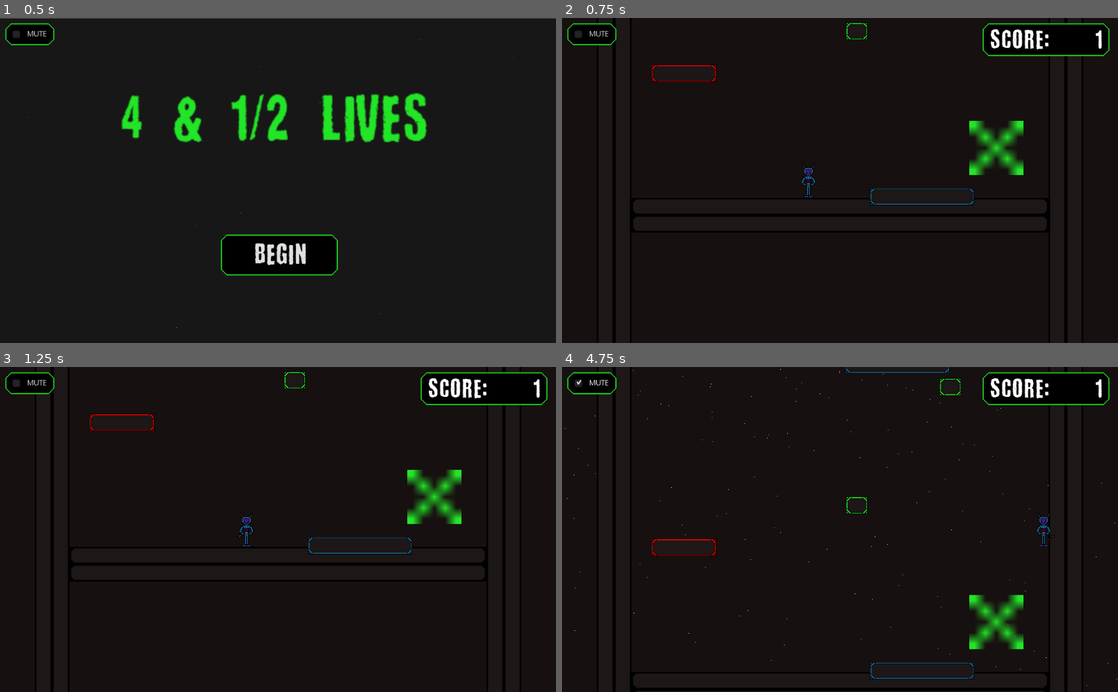
Above: before the commit, frames 1-4 (two rows, left to right).
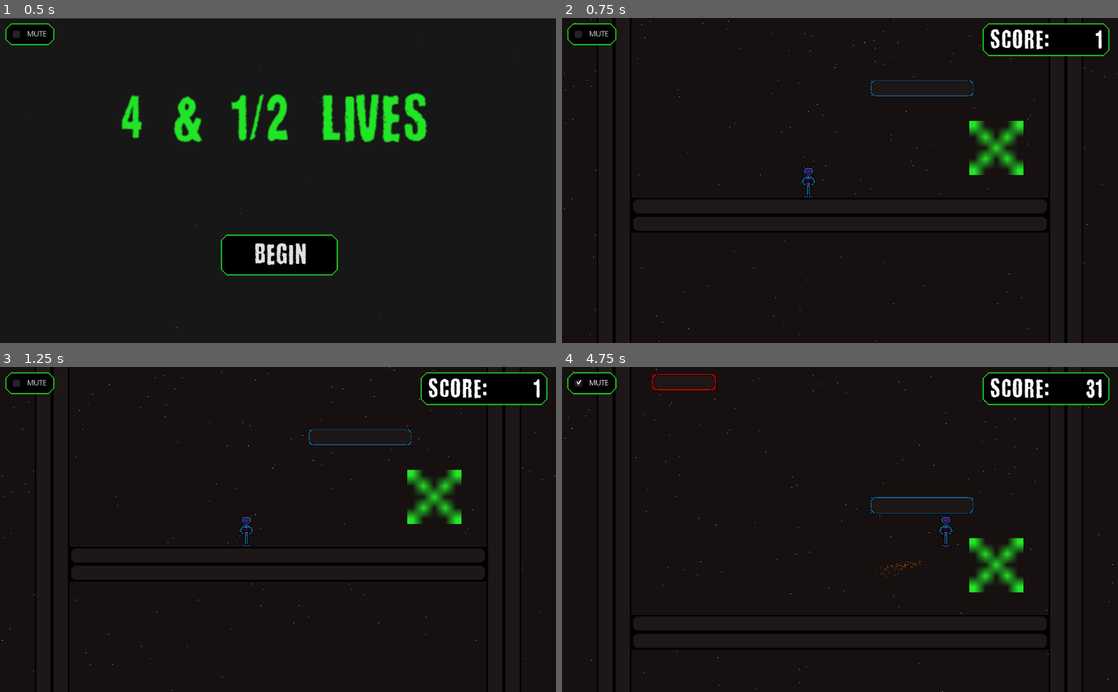
Above: after the commit, the same moments.

Repository: TristianTee/LD50
Game: Godot game, scene res://Scenes/Main.tscn
Same seed, same stepped clock (60 frames per second), same inputs: the game is played once before the commit and once after it.
Inputs:
- Up to frame 1 (0.5 s): no input
- Up to frame 2 (0.75 s): click "Begin" at 0.5 s
- Up to frame 3 (1.25 s): no input
- Up to frame 4 (4.75 s): click "MUTE" at 1.25 s; tap Enter (ui_accept) at 2, 2.27, 3.02, 4.52 s; hold Right (ui_right) 2.03-3.53 s; hold Left (ui_left) 3.53-4.28 s; hold Right (ui_right) from 4.28 s (still down)

Frame 1 is identical in both runs. In frame 2, 0.7% of the frame differs, in the area x 0-100%, y 0-100%; in frame 3, 0.7%; in frame 4, 3.4%.

Commit message:
Playable alpha

Diff:
--- a/Scenes/InfiniteLevel.gd
+++ b/Scenes/InfiniteLevel.gd
@@ -1,10 +1,12 @@
 extends Node2D
 
+export var generationLength := -1000.00
 var Platforms := [load("res://Platforms/Boom.tscn"), load("res://Platforms/Bounce.tscn"), load("res://Platforms/Fall.tscn"), load("res://Platforms/Slide.tscn")]
-var generationArea := load("res://Scenes/GenerationArea.tscn")
+var nextGeneration := 800.00
 
 func _ready() -> void:
-	generate_area(1000.00, -1000.00)
+	generate_area()
+	$GenerationTimer.start()
 	if not Settings.muted:
 		$Alarm.play()
 
@@ -23,11 +25,10 @@
 	$Alarm.playing = false
 	$GOO.start()
 	$"4".call('timer_start')
-	generate_area(0.00, -1000.00)
 
-func generate_area(height: float, length: float) -> void:
-	var maxHeight := height + length
-	var optionals = int(length / -100.00)
+func generate_area() -> void:
+	var maxHeight := nextGeneration + generationLength
+	var optionals = int(generationLength / -100.00)
 	var i := 1
 	var sinceLastPlaced := 6
 	while i <= optionals:
@@ -35,7 +36,7 @@
 
 		if left < 4:
 			var leftPlatform = Platforms[left].instance()
-			leftPlatform.position = Vector2( rand_range(130, 500 - leftPlatform.size), rand_range(height - ((float(i)-1.00)*100.00), maxHeight - (float(i) * 100.00)))
+			leftPlatform.position = Vector2( rand_range(130, 500 - leftPlatform.size), rand_range(nextGeneration - ((float(i)-1.00)*100.00), maxHeight - (float(i) * 100.00)))
 			self.add_child(leftPlatform, false)
 			sinceLastPlaced = 0
 		else:
@@ -43,20 +44,21 @@
 		var right := int(rand_range(0, (3 + 6 - sinceLastPlaced)))
 		if right < 4:
 			var rightPlatform = Platforms[right].instance()
-			rightPlatform.position = Vector2(rand_range(500, 800 - rightPlatform.size), rand_range(height - ((float(i)-1.00)*100.00), maxHeight - (float(i) * 100.00)))
+			rightPlatform.position = Vector2(rand_range(500, 800 - rightPlatform.size), rand_range(nextGeneration - ((float(i)-1.00)*100.00), maxHeight - (float(i) * 100.00)))
 			self.add_child(rightPlatform, false)
 			sinceLastPlaced = 0
 		else:
 			sinceLastPlaced += 1
 		i += 1
-	var nextArea = generationArea.instance()
-	nextArea.position = Vector2(0.00, height)
-	nextArea.connect("body_exited", self, "on_generation_area_exited")
-
-func on_generation_area_exited(body: Node2D):
-	$Alarm.play()
-	var height = body.global_position
-	generate_area(height.y - 2000.00, -1000.00)
+	nextGeneration = maxHeight
 
 func _on_Area2D_body_entered(_body: Node) -> void:
 	_on_start()
+
+
+func _on_GenerationTimer_timeout() -> void:
+	generate_area()
+
+
+func _on_Freedom_area_entered(area: Area2D) -> void:
+	area.scale.x = 2
--- a/Scenes/InfiniteLevel.tscn
+++ b/Scenes/InfiniteLevel.tscn
@@ -9,7 +9,6 @@
 [ext_resource path="res://Characters/GOO.tscn" type="PackedScene" id=7]
 [ext_resource path="res://Assets/Sounds/Alert.wav" type="AudioStream" id=8]
 [ext_resource path="res://Assets/x.png" type="Texture" id=9]
-[ext_resource path="res://Scenes/FollowMap.gd" type="Script" id=10]
 
 [sub_resource type="ParticlesMaterial" id=1]
 emission_shape = 2
@@ -20,6 +19,9 @@
 orbit_velocity_random = 0.0
 
 [sub_resource type="CapsuleShape2D" id=2]
+
+[sub_resource type="RectangleShape2D" id=3]
+extents = Vector2( 481, 10 )
 
 [node name="InfiniteLevel" type="Node2D"]
 script = ExtResource( 6 )
@@ -35,6 +37,7 @@
 position = Vector2( 512, -50 )
 amount = 300
 lifetime = 5.0
+preprocess = 200.0
 randomness = 1.0
 process_material = SubResource( 1 )
 
@@ -69,11 +72,7 @@
 collision_layer = 16
 collision_mask = 0
 format = 1
-tile_data = PoolIntArray( -17432604, -1073741823, 0, -17432603, -10737 …(84512 unchanged characters)…
-script = ExtResource( 10 )
-
-[node name="Timer" type="Timer" parent="FollowMap"]
-wait_time = 10.0
+tile_data = PoolIntArray( -17498140, 0, 0, -17498139, 2, 0, -17498138, 0, 0, -17498137, 2, 0, -17563624, 0, 0, -17563623, 2, 0, -17563622, 0, 0, -17563621, 2, 0, -17432604, -1073741823, 0, -17432603, -10737 …(84512 unchanged characters)…
 
 [node name="4" parent="." instance=ExtResource( 1 )]
 position = Vector2( 454, 561 )
@@ -90,6 +89,7 @@
 
 [node name="GOO" parent="." instance=ExtResource( 7 )]
 position = Vector2( 511, 1411 )
+collision_layer = 4096
 
 [node name="Alarm" type="AudioStreamPlayer" parent="."]
 stream = ExtResource( 8 )
@@ -108,4 +108,18 @@
 scale = Vector2( 20, 20 )
 texture = ExtResource( 9 )
 
+[node name="GenerationTimer" type="Timer" parent="."]
+wait_time = 2.0
+
+[node name="Freedom" type="Area2D" parent="."]
+position = Vector2( -95, -4043 )
+collision_layer = 0
+collision_mask = 4096
+
+[node name="CollisionShape2D" type="CollisionShape2D" parent="Freedom"]
+position = Vector2( 627, 45 )
+shape = SubResource( 3 )
+
 [connection signal="body_entered" from="Area2D" to="." method="_on_Area2D_body_entered"]
+[connection signal="timeout" from="GenerationTimer" to="." method="_on_GenerationTimer_timeout"]
+[connection signal="area_entered" from="Freedom" to="." method="_on_Freedom_area_entered"]
